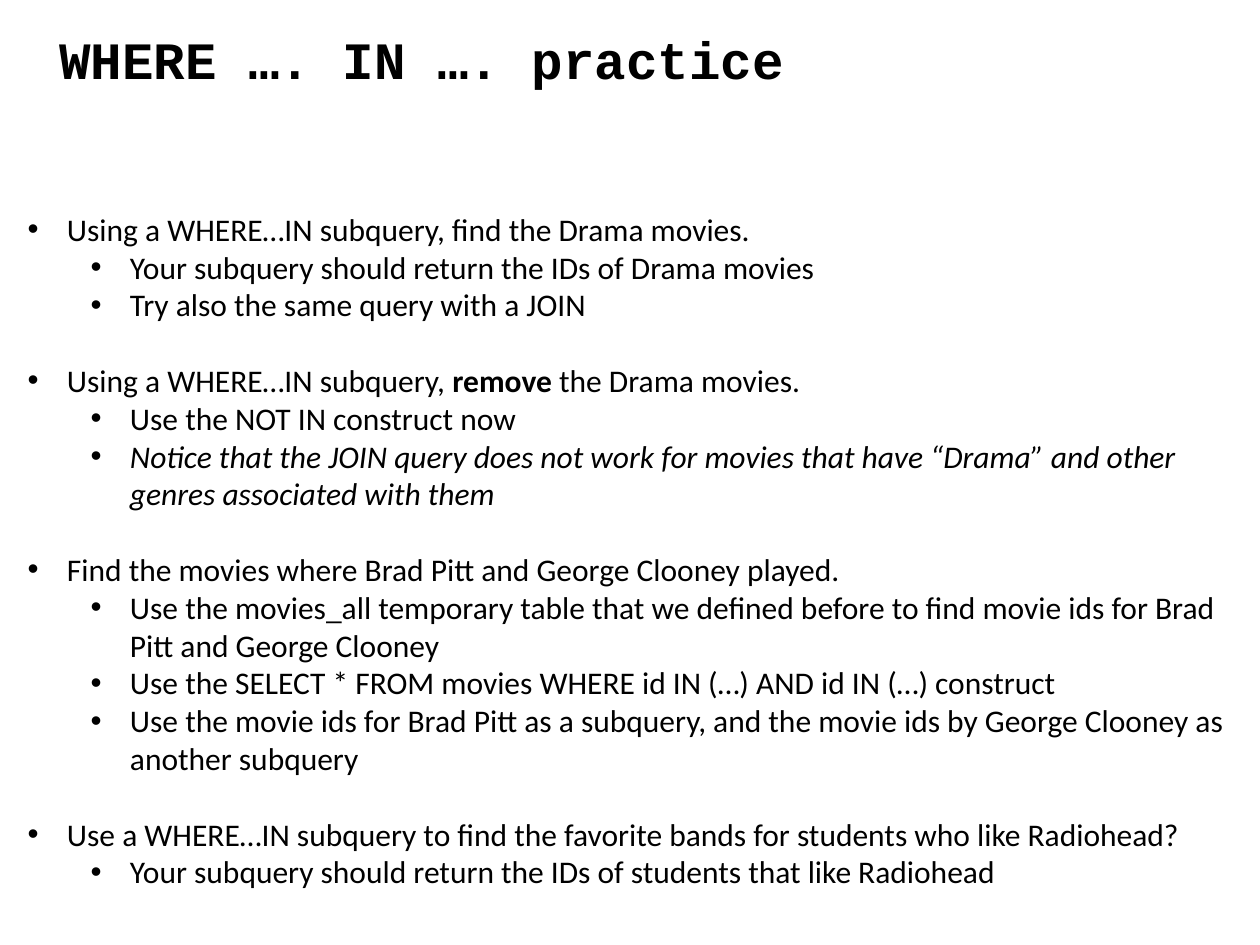
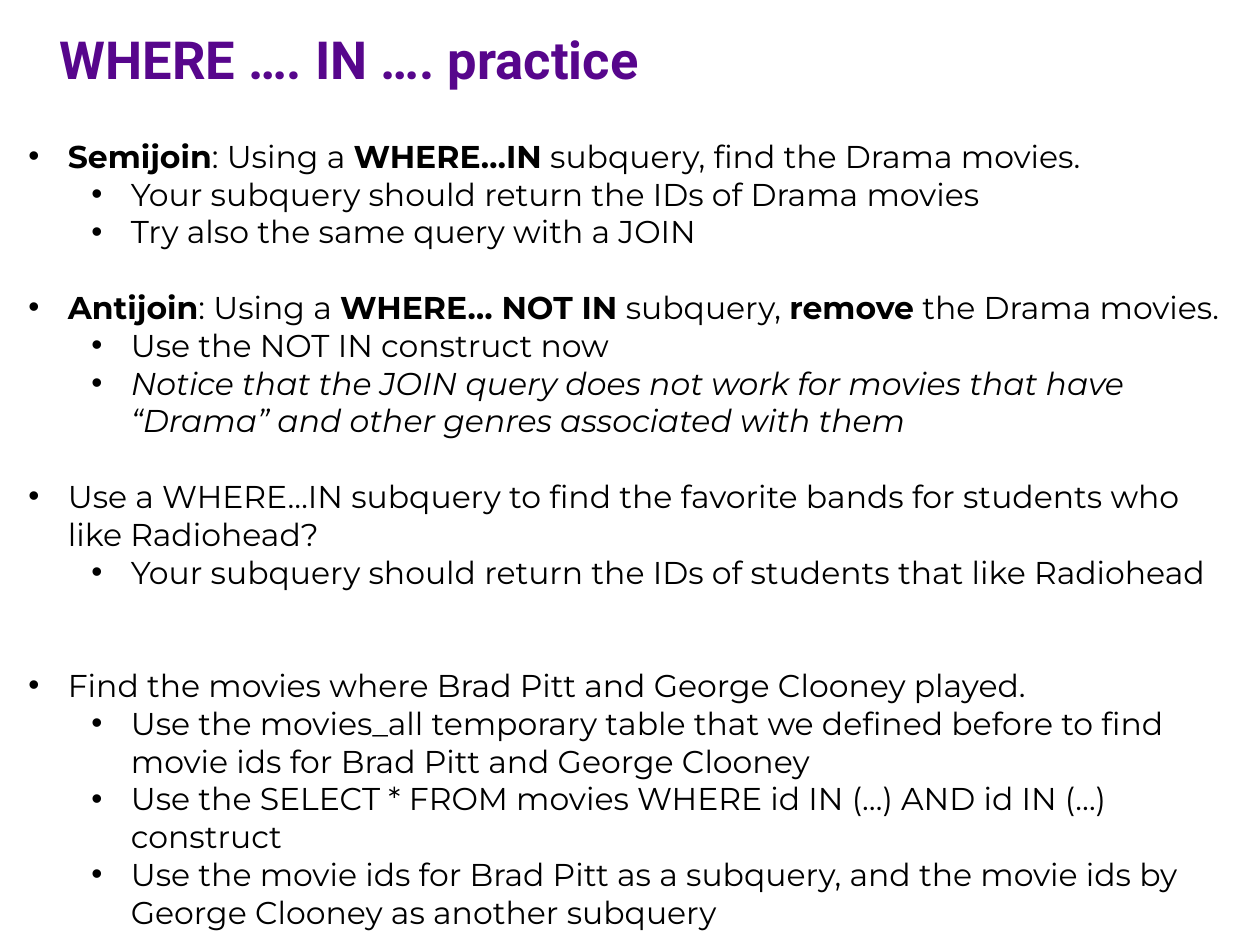
Before and after one commit to ipeirotis/introduction-to-databases, a slide deck: slide 15 of session6/F-SQL_Subqueries.pptx. Drawn at 1260x945 pixels with LibreOffice and Linux fonts; fonts in the diff are those of the drawing. Boxes give left, top, right and bottom in pixels: in the first picture for what was removed or moved away, otherwise in the second. Text is boxed around its words. In the diff, an @@ line names an element or a change of style, - is before the commit and + after.

```diff
--- a/session6/F-SQL_Subqueries.pptx
+++ b/session6/F-SQL_Subqueries.pptx
@@ text "WHERE …. IN …. practice" at (59,40,639,90): font Courier New to Roboto, text colour #000000 to #57068C @@
@@ text "Semijoin: Using a WHERE…IN subquery, ...": place and size @@
-text "Semijoin: Using a WHERE…IN subquery, ..." at (67,219,1222,888)
+text "Semijoin: Using a WHERE…IN subquery, ..." at (68,143,1219,931)
@@ text at (68,143,1080,175): text changed; font Calibri to Montserrat @@
-• Using a WHERE…IN subquery, find the Drama movies.
+• Semijoin: Using a WHERE…IN subquery, find the Drama movies.
@@ text at (68,182,1177,931): font Calibri to Montserrat in "Your subquery should return the IDs of ...", "Try also the same query with a ...", "Use the NOT IN construct now", "Notice that the JOIN query does not ..." and 4 more places @@
@@ text at (68,294,1219,326): text changed; font Calibri to Montserrat @@
-• Using a WHERE…IN subquery, remove the Drama movies.
+• Antijoin: Using a WHERE… NOT IN subquery, remove the Drama movies.
@@ text at (68,484,1205,591): paragraphs added @@
+• Use a WHERE…IN subquery to find the favorite bands for students who like Radiohead?
+  • Your subquery should return the IDs of students that like Radiohead
@@ text at (67,824,1179,888): paragraphs removed @@
-• Use a WHERE…IN subquery to find the favorite bands for students who like Radiohead?
-  • Your subquery should return the IDs of students that like Radiohead
```
Also in this commit, not shown: 17 other slides changed, 5 slides added, 2 slides removed.
